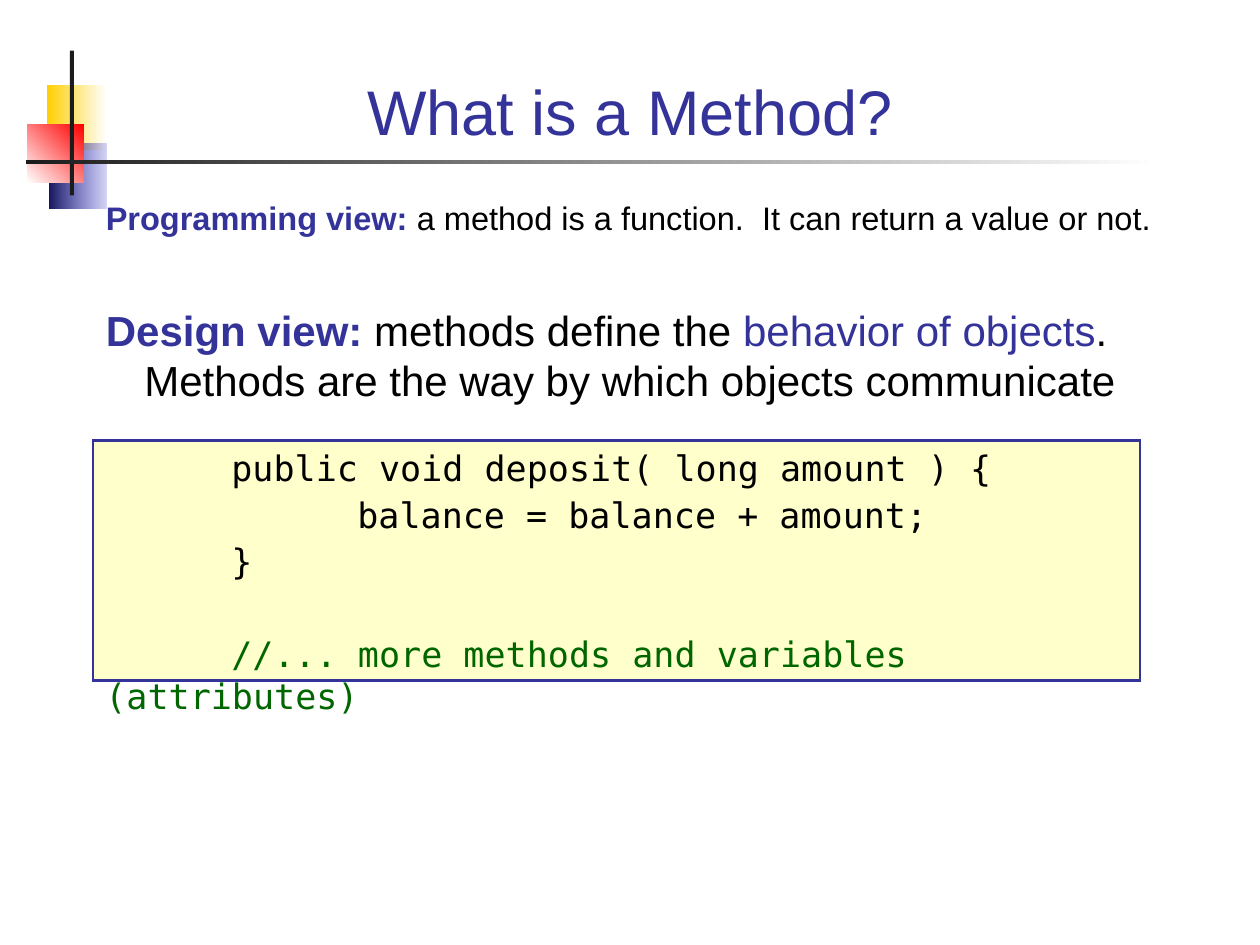
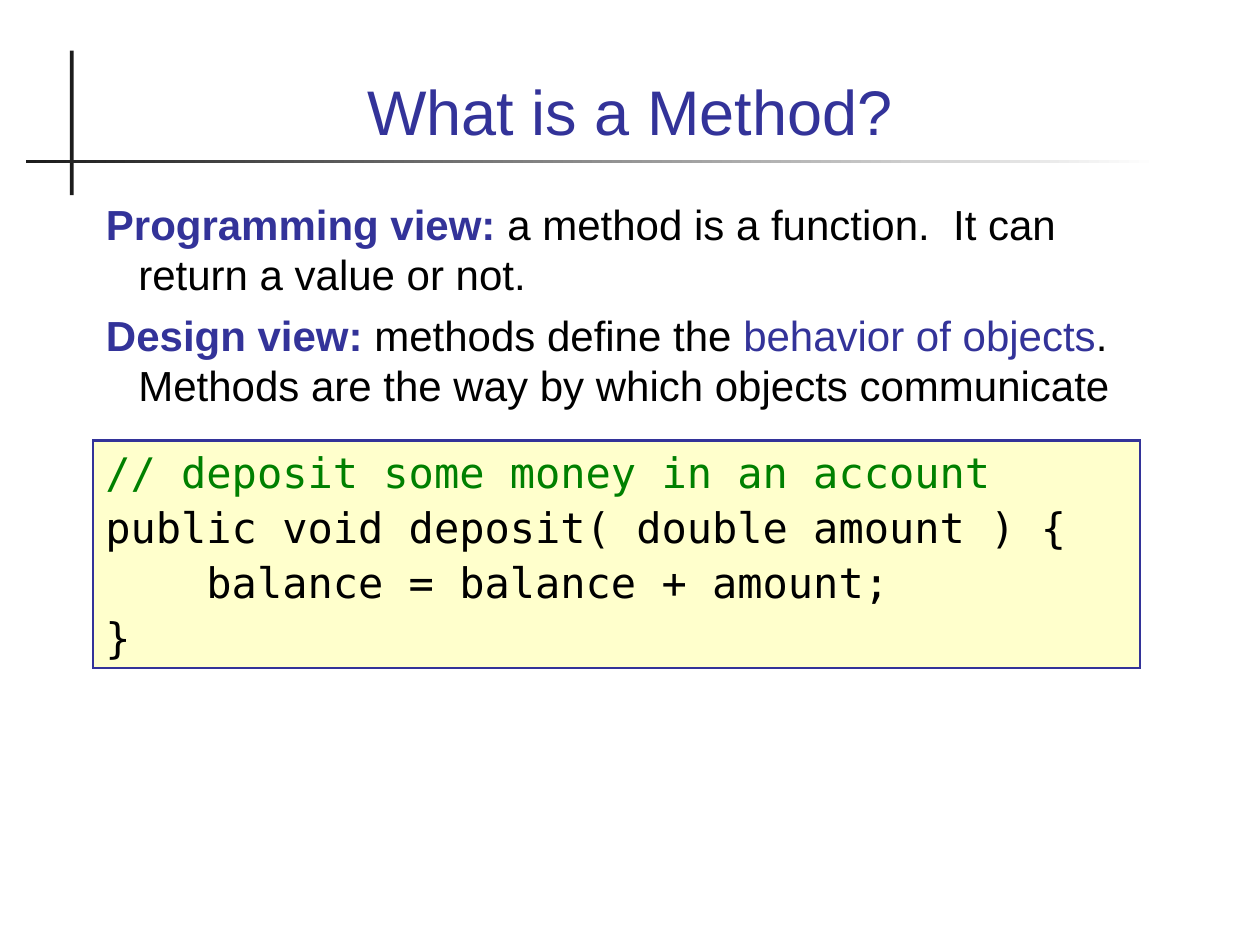
Before and after one commit to skeoop/skeoop.github.io, a slide deck: slide 2 of java-basics/12-Methods.ppt (slide 4 before the commit). Drawn at 1260x945 pixels with LibreOffice and Linux fonts; fonts in the diff are those of the drawing. Boxes give left, top, right and bottom in pixels: in the first picture for what was removed or moved away, otherwise in the second. Text is boxed around its words. In the diff, an @@ line names an element or a change of style, - is before the commit and + after.

```diff
--- a/java-basics/12-Methods.ppt
+++ b/java-basics/12-Methods.ppt
@@ rectangle removed at box(47, 84, 106, 150) @@
@@ rectangle removed at box(28, 125, 84, 183) @@
@@ rectangle removed at box(49, 144, 106, 209) @@
@@ text at box(106, 209, 1056, 291): size 18.6 to 24 pt in "Programming view: a method is a function. ..." @@
@@ text at box(106, 320, 1110, 410): paragraph added @@
+Design view: methods define the behavior of objects. Methods are the way by which objects communicate
@@ text removed at box(106, 315, 1116, 405) @@
-Design view: methods define the behavior of objects. Methods are the way by which objects communicate
@@ rectangle "// deposit some money in ...": place and size @@
-rectangle "// deposit some money in ..." at box(93, 440, 1140, 680)
+rectangle "// deposit some money in ..." at box(93, 440, 1140, 668)
@@ text in rectangle at box(105, 456, 990, 552): text changed; size 20 to 24 pt @@
-public void deposit( long amount ) {
+// deposit some money in an account
+public void deposit( double amount ) {
@@ text in rectangle at box(206, 566, 889, 604): size 20 to 24 pt in "balance = balance + amount;", "}" @@
@@ text in rectangle at box(358, 640, 907, 668): paragraph removed @@
-//... more methods and variables (attributes)
```
Also in this commit, not shown: 19 other slides changed, 2 slides removed, 30 other files.
